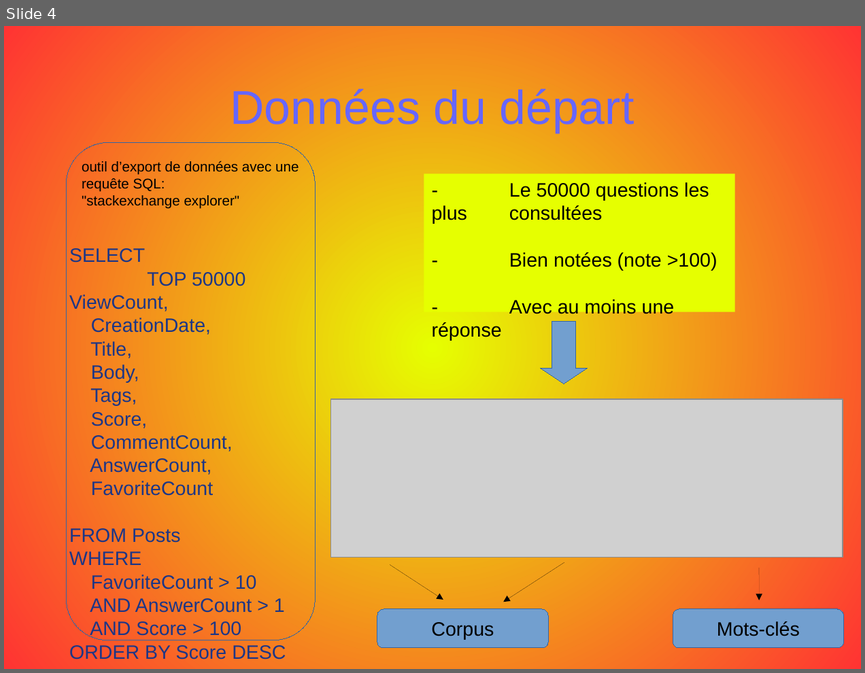
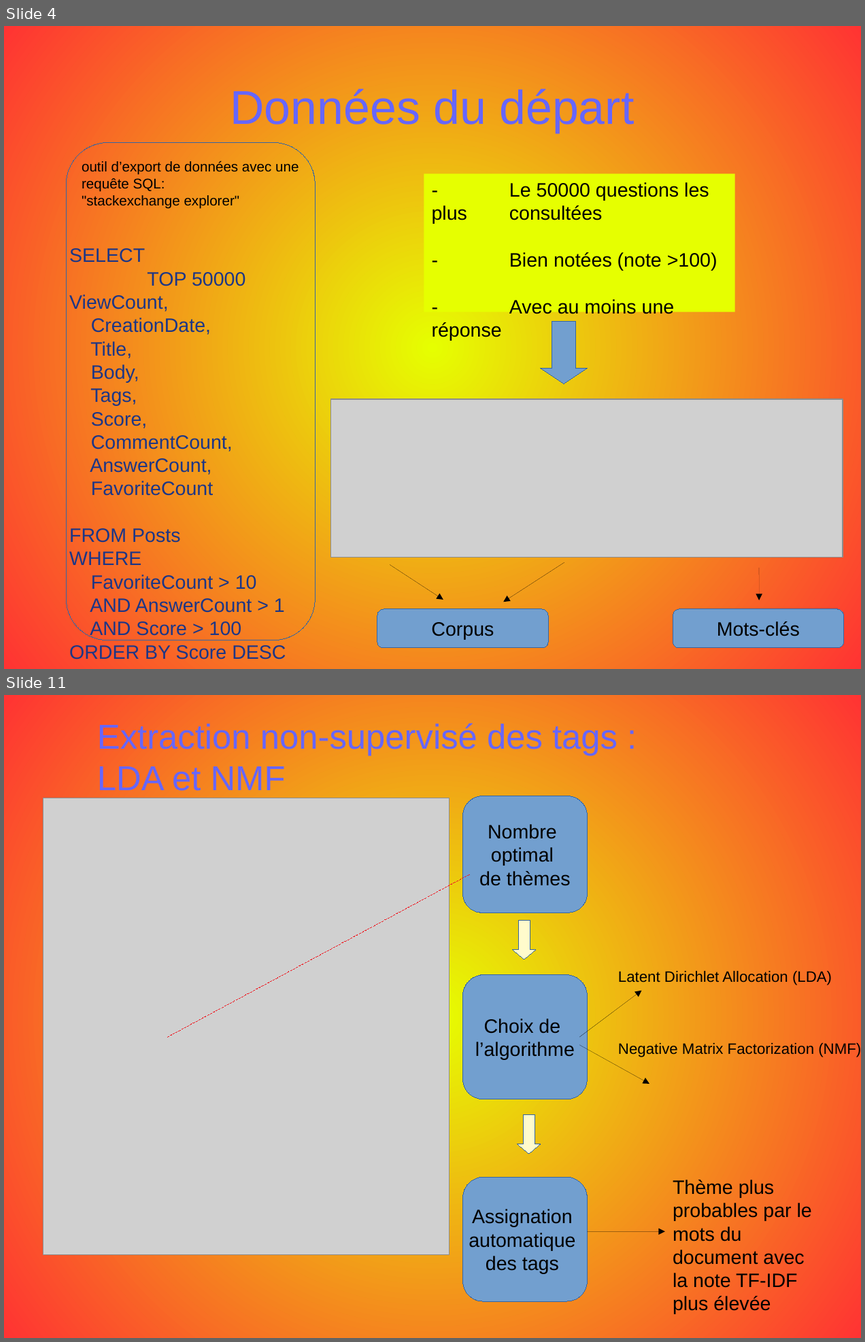
Before and after one commit to opsabarsec/NLP-automatic-tagging-stackoverflow-posts, a slide deck: documentation/P5_presentation.odp. Shown one above the other, each under a label of ours: slide 4 before the commit, slides 4 and 11 after it; the slides between them are not shown. The pictures are 865x673 and 865x1342 pixels, drawn with LibreOffice and Linux fonts; fonts in the diff are those of the drawing; grey boxes stand for pictures. Boxes give left, top, right and bottom in pixels: in the first picture for what was removed or moved away, otherwise in the second. Text is boxed around its words. In the diff, an @@ line names an element or a change of style, - is before the commit and + after.

```diff
--- a/documentation/P5_presentation.odp
+++ b/documentation/P5_presentation.odp
@@ slide 11 added at (4, 695, 861, 1338), background gradient #E6FF00 to #FF3333 @@
@@ text added at (97, 723, 617, 791), 32 pt, text #6666FF @@
+Extraction non-supervisé des tags :
+LDA et NMF
@@ rounded rectangle added at (463, 796, 587, 913), fill #729FCF, outline #3465A4 0 pt, 18 pt, text #000000 @@
+Nombre
+optimal
+de thèmes
@@ picture added at (43, 798, 449, 1255) @@
@@ line added from (167, 1037) to (470, 874), #ED1C24 0 pt @@
@@ down arrow added at (513, 921, 536, 960), fill #FFFBCC, outline #3465A4 0 pt @@
@@ rounded rectangle added at (463, 975, 587, 1100), fill #729FCF, outline #3465A4 0 pt, 18 pt, text #000000 @@
+Choix de
+l’algorithme
@@ text added at (618, 971, 861, 1057), 14 pt, text #000000 @@
+Latent Dirichlet Allocation (LDA)
+Negative Matrix Factorization (NMF)
@@ arrow added from (579, 1037) to (642, 990), #000000 0 pt @@
@@ arrow added from (579, 1045) to (649, 1084), #000000 0 pt @@
@@ down arrow added at (517, 1115, 541, 1154), fill #FFFBCC, outline #3465A4 0 pt @@
@@ rounded rectangle added at (463, 1177, 587, 1302), fill #729FCF, outline #3465A4 0 pt, 18 pt, text #000000 @@
+Assignation
+automatique
+des tags
@@ text added at (672, 1180, 812, 1314), 18 pt, text #000000 @@
+Thème plus probables par le mots du document avec la note TF-IDF plus élevée
@@ arrow added from (587, 1232) to (665, 1232), #000000 0 pt @@
```
Also in this commit, not shown: 3 slides changed, 13 other slides added, 14 slides removed, 1 other file.
